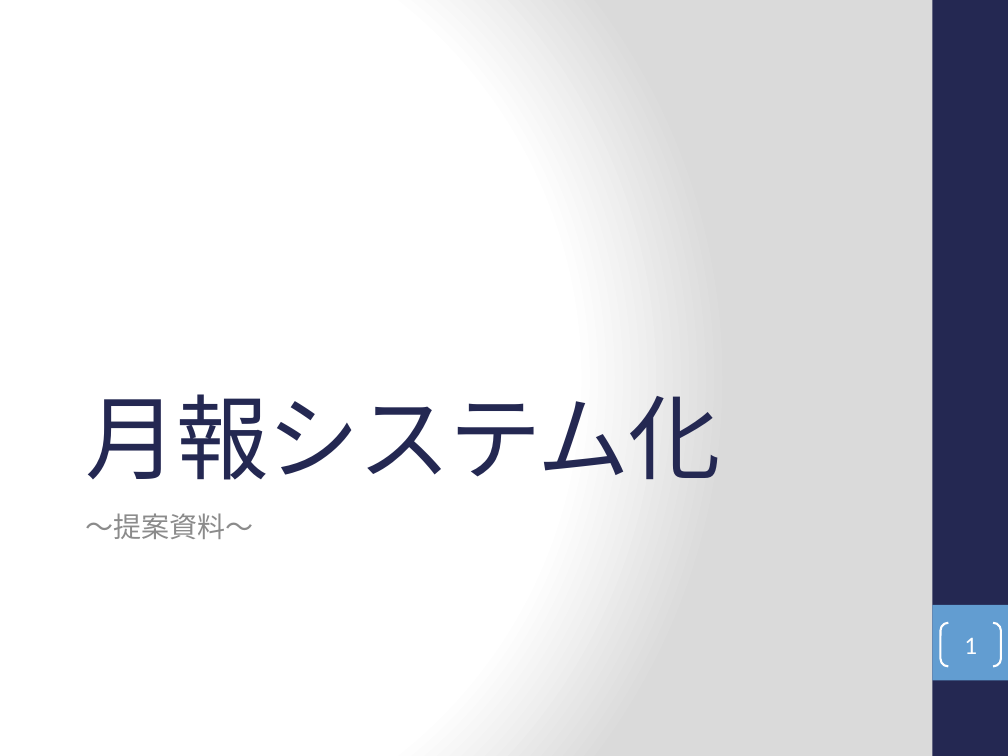
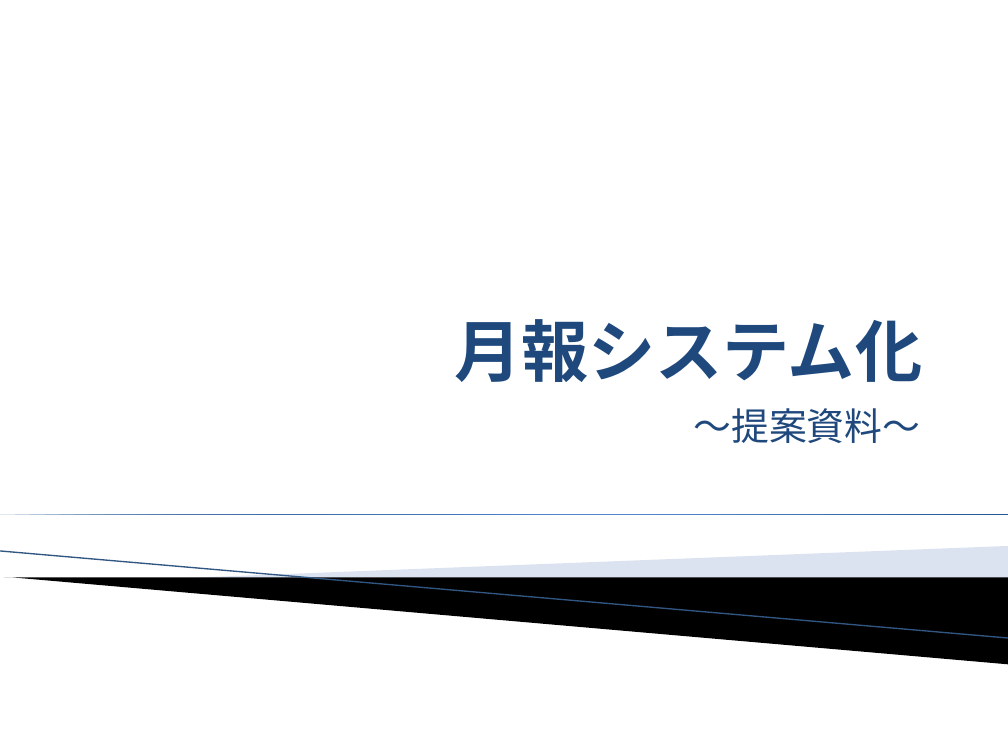
Before and after one commit to around7days/AppFreeMemo, a slide deck: slide 1 of 月報システム化提案.pptx. Drawn at 1008x756 pixels with LibreOffice and Linux fonts; fonts in the diff are those of the drawing; background and template pictures are left out. Boxes give left, top, right and bottom in pixels: in the first picture for what was removed or moved away, otherwise in the second. Text is boxed around its words. In the diff, an @@ line names an element or a change of style, - is before the commit and + after.

```diff
--- a/月報システム化提案.pptx
+++ b/月報システム化提案.pptx
@@ background gradient #FFFFFF to #DADADA to #FFFFFF @@
@@ rectangle removed at bbox=[932, 0, 1008, 756] @@
@@ title "月報システム化": place and size @@
-title "月報システム化" at bbox=[86, 394, 722, 480]
+title "月報システム化" at bbox=[454, 319, 922, 382]
@@ title "月報システム化" at bbox=[454, 319, 922, 382]: size 66 to 48 pt, font Cambria to Noto Sans Mono, text colour #242852 to #1F497D, letter spacing -1 to 0 pt, bold on; alignment left to right @@
@@ subtitle "～提案資料～": place and size @@
-subtitle "～提案資料～" at bbox=[86, 513, 254, 539]
+subtitle "～提案資料～" at bbox=[693, 408, 920, 443]
@@ subtitle "～提案資料～" at bbox=[693, 408, 920, 443]: size 20 to 27 pt, font Calibri to Noto Sans Mono, text colour #8C8C8C to #1F497D; alignment left to right @@
@@ right triangle added at bbox=[0, 514, 1008, 514], fill gradient #1A5090 to #5F91D9 @@
@@ line added from (0, 551) to (1008, 638), #9EB3D6 0.95 pt @@
@@ freeform shape added at bbox=[186, 546, 1008, 600], fill #A7B9DB at 40% opacity @@
@@ freeform shape added at bbox=[4, 578, 1008, 664], fill #000000 @@
@@ rectangle removed at bbox=[932, 605, 1008, 680] @@
@@ page number: place and size @@
-page number at bbox=[940, 623, 1001, 666]
+page number at bbox=[954, 707, 994, 747]
@@ page number at bbox=[954, 707, 994, 747]: size 18 to 10 pt, font Calibri to Noto Sans Mono; alignment centre to right; vertical alignment middle to bottom; outline #FFFFFF 1.5 pt to none @@
```
Also in this commit, not shown: 12 other slides changed, 2 other files.
